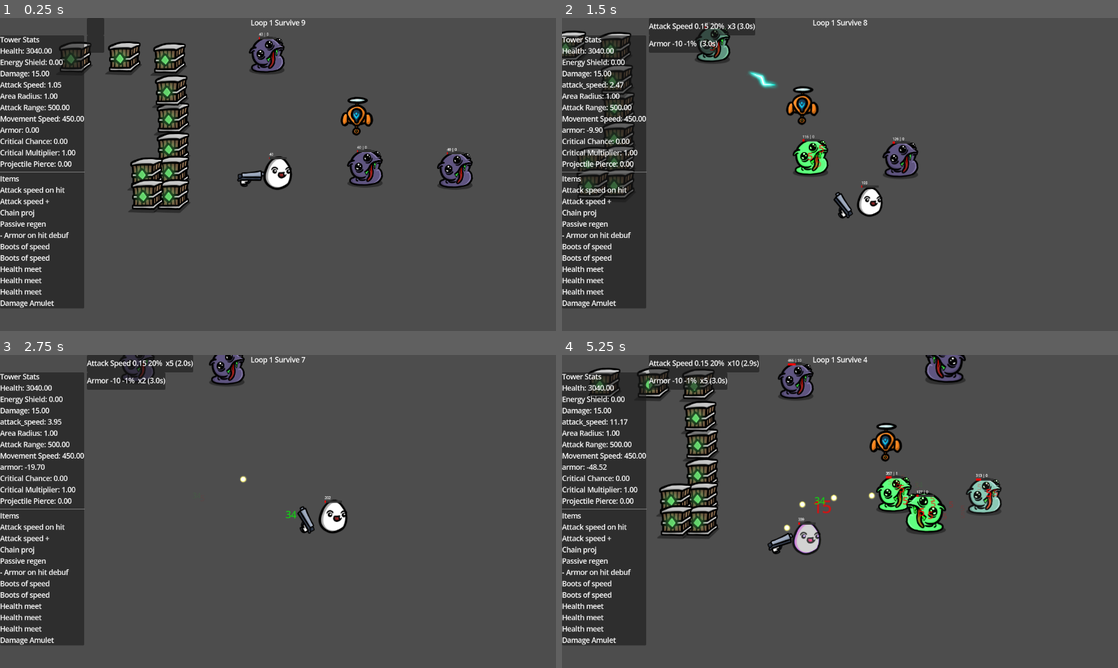
Above: before the commit, frames 1-4 (two rows, left to right).
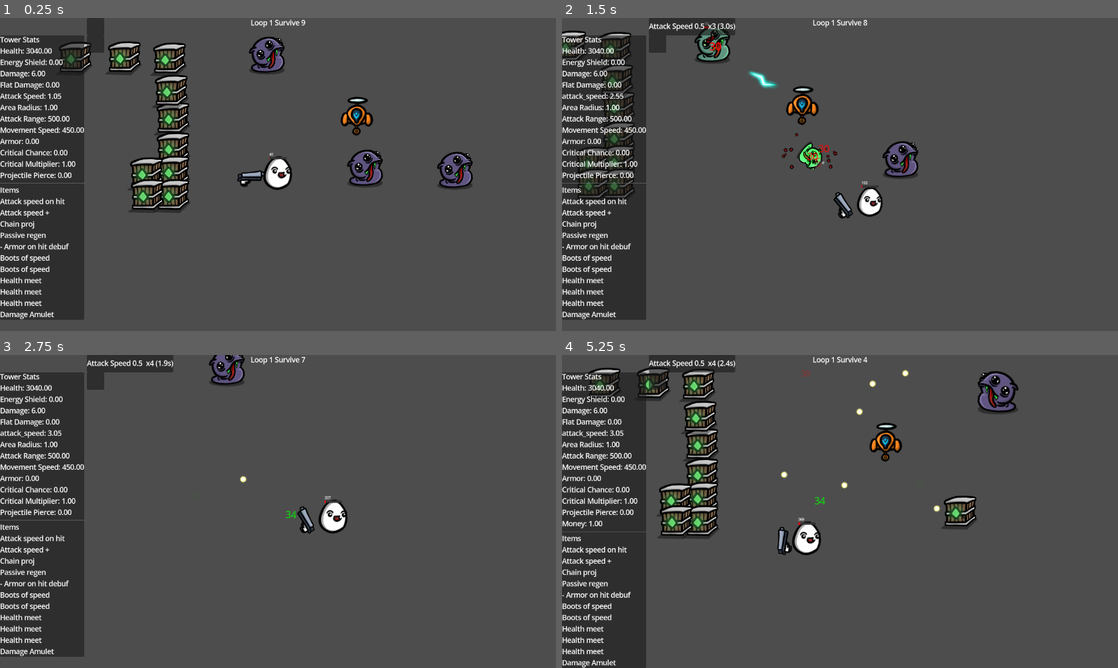
Above: after the commit, the same moments.

Repository: NathanAY/Broriskoftarainto
Game: Godot game, scene res://Scenes/Game.tscn
Two runs of this game, one before a commit and one after it. Both use one fixed random seed, a clock stepped at 60 frames per second and the inputs below.
Inputs (mouse positions are in pixels of both pictures, inside the frame that each line leads up to):
- Up to frame 1 (0.25 s): no input
- Up to frame 2 (1.5 s): tap Enter (ui_accept) at 0.5, 0.77 s; move the mouse to (962, 158) at 0.52 s; hold Right (ui_right) 0.53-1.28 s; click (962, 158) at 0.67 s; move the mouse to (728, 190) at 1.27 s; hold Down (ui_down) from 1.28 s (still down)
- Up to frame 3 (2.75 s): tap Enter (ui_accept) at 1.52 s; move the mouse to (333, 442) at 2.02 s; release Down (ui_down) at 2.03 s; hold Right (ui_right) from 2.03 s (still down)
- Up to frame 4 (5.25 s): move the mouse to (812, 574) at 2.77 s; release Right (ui_right) at 2.78 s; hold Up (ui_up) 2.78-3.53 s; click (812, 574) at 2.92 s; tap Enter (ui_accept) at 3.02, 3.77, 4.52 s; move the mouse to (1006, 558) at 3.52 s; hold Left (ui_left) 3.53-5.03 s; move the mouse to (673, 464) at 4.27 s; move the mouse to (867, 511) at 5.02 s; hold Down (ui_down) from 5.03 s (still down); click (867, 511) at 5.17 s

The runs differ from the first frame. In frame 1, 2.9% of the frame differs, in the area x 0-84%, y 4-97%; in frame 2, 4.3%; in frame 3, 3.8%; in frame 4, 9.7%, in the area x 0-83%, y 0-100%.

Commit message:
Add buff and debuff items to item generator

Diff:
--- a/Scripts/Enemy.gd
+++ b/Scripts/Enemy.gd
@@ -24,17 +24,17 @@
     #$WeaponHolder.add_weapon(load("res://Resources/weapons/Pistol.tres"))
     #$WeaponHolder.add_weapon(load("res://Resources/weapons/Knife.tres"))
     item_holder.add_item(load("res://Resources/items/BootsOfSpeed.tres"))
-    item_holder.add_item(load("res://Resources/items/RegenPassive.tres"))
-    item_holder.add_item(load("res://Resources/items/RegenPassive.tres"))
-    item_holder.add_item(load("res://Resources/items/RegenPassive.tres"))
+    #item_holder.add_item(load("res://Resources/items/RegenPassive.tres"))
+    #item_holder.add_item(load("res://Resources/items/RegenPassive.tres"))
+    #item_holder.add_item(load("res://Resources/items/RegenPassive.tres"))
     #item_holder.add_item(load("res://Resources/items/ArmorPlate.tres"))
-    item_holder.add_item(load("res://Resources/items/EnergyShieldBlock.tres"))
-    item_holder.add_item(load("res://Resources/items/MinusArmorOnHitDebuff.tres"))
-    item_holder.add_item(load("res://Resources/items/PoisonHit.tres"))
+    #item_holder.add_item(load("res://Resources/items/EnergyShieldBlock.tres"))
+    #item_holder.add_item(load("res://Resources/items/MinusArmorOnHitDebuff.tres"))
+    #item_holder.add_item(load("res://Resources/items/PoisonHit.tres"))
     #item_holder.add_item(load("res://Resources/items/HomingProjectileOnHit.tres"))
     #item_holder.add_item(load("res://Resources/items/HomingShot.tres"))
     #item_holder.add_item(load("res://Resources/items/Knockback.tres"))
-    item_holder.add_item(load("res://Resources/items/HealthMeat.tres"))
+    #item_holder.add_item(load("res://Resources/items/HealthMeat.tres"))
     #item_holder.add_item(load("res://Resources/items/HealthMeat.tres"))
 
     collision_layer = 2
--- a/Scripts/spawner_modifier.gd
+++ b/Scripts/spawner_modifier.gd
@@ -40,7 +40,7 @@
         altar.global_position = position
         get_tree().current_scene.get_node("Nodes/altars").add_child(altar)
     else:
-        if randf() < 0.6:
+        if randf() < 0.75: # for balace set 0.75
             return
         var item = itemFactory.get_item_from_pool_or_generate()
         if not item:
--- a/Systems/Items/Buffs/buff.gd
+++ b/Systems/Items/Buffs/buff.gd
@@ -5,7 +5,8 @@
 @export var duration: float = 3.0
 @export var max_stacks: int = 10
 @export var modifiers: Dictionary = {
-    "attack_speed": {"flat": 0.15, "percent": 0.2}
+    #"attack_speed": {"flat": 0.15, "percent": 0.2}
+    "attack_speed": {"flat": 0.5}
 }
 
 var holder: Node = null
--- a/Systems/Items/item_factory.gd
+++ b/Systems/Items/item_factory.gd
@@ -1,4 +1,3 @@
-# item_factory.gd
 extends Node
 class_name ItemFactory
 
@@ -8,28 +7,41 @@
 var drop_pool: Array[Item] = []
 
 @onready var stats: Stats = $Stats
-# preload or lazy-load effect scenes
+
+# preload or lazy-load effect/buff scenes
 var effect_scenes: Array[PackedScene] = []
-
+var buff_scenes: Array[PackedScene] = []
+var debuff_scene: PackedScene = null
 
 func _ready():
     _load_effect_scenes()
-
+    buff_scenes.append(load("res://Systems/Items/Buffs/buff.tscn"))
+    debuff_scene = load("res://Systems/Items/Buffs/DebuffSource.tscn")
+
+
+# -------------------
+# Scene Loading
+# -------------------
 func _load_effect_scenes():
-    var dir := DirAccess.open("res://Systems/Items/Modifiers")
-    if dir:
-        dir.list_dir_begin()
-        var file_name = dir.get_next()
-        while file_name != "":
-            if file_name.ends_with(".tscn"):
-                var path = "res://Systems/Items/Modifiers/%s" % file_name
-                var scene = load(path)
-                if scene is PackedScene:
-                    effect_scenes.append(scene)
-            file_name = dir.get_next()
-        dir.list_dir_end()
-    else:
-        push_warning("Cannot open Modifiers folder!")
+    _load_scenes_from_dir("res://Systems/Items/Modifiers", effect_scenes)
+
+func _load_scenes_from_dir(path: String, out_array: Array):
+    var dir := DirAccess.open(path)
+    if not dir:
+        push_warning("Cannot open folder: " + path)
+        return
+
+    dir.list_dir_begin()
+    var file_name = dir.get_next()
+    while file_name != "":
+        if file_name.ends_with(".tscn"):
+            var scene_path = "%s/%s" % [path, file_name]
+            var scene = load(scene_path)
+            if scene is PackedScene:
+                out_array.append(scene)
+        file_name = dir.get_next()
+    dir.list_dir_end()
+
 
 # -------------------
 # Item Generation API
@@ -42,27 +54,42 @@
         drop_pool.append(new_item)
         return new_item
 
-    # N/(N+1) chance from pool, 1/(N+1) chance generate new
     if rng.randi_range(0, pool_size) < pool_size:
-        # take existing
         return drop_pool.pick_random()
     else:
-        # generate new and push to pool
         var new_item = generate_random_item()
         drop_pool.append(new_item)
         return new_item
 
+
 # -------------------
 # Item Generators
 # -------------------
 func generate_random_item() -> Item:
     var stats_amount: int = stats.stats.size()
     var effect_amount: int = effect_scenes.size()
-    var proportion: float = float(stats_amount) / (stats_amount + effect_amount)
-    if rng.randf() < proportion:
+    var buff_amount: int = stats_amount
+    var debuff_amount: int = stats_amount
+
+    var total := stats_amount + effect_amount + buff_amount + debuff_amount
+    if total == 0:
+        push_warning("ItemFactory: no sources to generate items!")
+        return null
+
+    var roll := rng.randf()
+    var stat_threshold := float(stats_amount) / total
+    var effect_threshold := float(stats_amount + effect_amount) / total
+
+    return _generate_debuff_item()#TODO : remove
+    if roll < 0.4:
         return _generate_stat_item()
-    else:
+    elif roll < 0.7:
         return _generate_effect_item()
+    elif roll < 0.85:
+        return _generate_buff_item()
+    elif roll < 1:
+        return _generate_debuff_item()
+
 
 
 func _generate_stat_item() -> Item:
@@ -72,39 +99,101 @@
 
     var chosen_stat = stat_names[rng.randi_range(0, stat_names.size() - 1)]
     var base_value = stats.stats[chosen_stat]
+    var value = _generate_stat_modifiers(chosen_stat, base_value)
 
     var item := Item.new()
     item.name = _generate_item_name(chosen_stat)
-
-    var value = {}
-    # Percent-based stats (multiplicative scaling)
-    if chosen_stat in ["attack_speed", "area_radius", "critical_multiplier"]:
-        var flat_increase = rng.randf_range(0.05, 0.1) # 5–10%
-        value["flat"] = float("%.2f" % [flat_increase])
-
-    # Flat numeric stats
-    elif base_value > 0:
-        var flat_increase = base_value * rng.randf_range(0.05, 0.1) # 5–10% of base
-        value["flat"] = float("%.2f" % [flat_increase])
-
-    # Zero-based stats (e.g. armor, pierce, crit chance)
-    else:
-        value["flat"] = 1
-
     item.description = "Increases %s for %s" % [chosen_stat, value]
     item.modifiers[chosen_stat] = value
     return item
 
+
 func _generate_effect_item() -> Item:
-    var item := Item.new()
-    var chosen_scene: PackedScene = effect_scenes[rng.randi_range(0, effect_scenes.size() - 1)]
+    if effect_scenes.is_empty():
+        return null
+    var item := Item.new()
+    var chosen_scene: PackedScene = effect_scenes.pick_random()
 
     item.name = _generate_effect_name(chosen_scene.resource_path)
     item.description = "Grants special effect: %s" % item.name
     item.effect_scene = [chosen_scene]
-
-    return item
-
+    return item
+
+
+func _generate_buff_item() -> Item:
+    if buff_scenes.is_empty():
+        return null
+
+    var stat_names = stats.stats.keys()
+    if stat_names.is_empty():
+        return null
+
+    # Choose a random Buff scene
+    var chosen_scene: PackedScene = buff_scenes.pick_random()
+
+    # Choose a random stat to affect
+    var chosen_stat = stat_names[rng.randi_range(0, stat_names.size() - 1)]
+    var base_value = stats.stats[chosen_stat]
+
+    # Generate modifier value — same logic as stat items
+    var modifier_value = _generate_stat_modifiers(chosen_stat, base_value)
+
+    # Create item resource
+    var item := Item.new()
+    item.name = _generate_buff_name(chosen_scene.resource_path, chosen_stat)
+    item.description = "Grants a temporary buff: increases %s when triggered." % chosen_stat
+    item.effect_scene = [chosen_scene]
+    item.set_meta("type", "buff")
+
+    # 💡 Create a Buff instance to inject dynamic modifiers
+    var buff_instance: Buff = chosen_scene.instantiate()
+    buff_instance.modifiers = {chosen_stat: modifier_value}
+    buff_instance.name = item.name
+
+    # Store it as a pre-configured scene (ready to instance)
+    var packed = PackedScene.new()
+    packed.pack(buff_instance)
+    item.effect_scene = [packed]
+    return item
+
+func _generate_debuff_item() -> Item:
+    var stat_names = stats.stats.keys()
+    if stat_names.is_empty():
+        return null
+
+    # Choose a random Buff scene
+    var chosen_scene: PackedScene = debuff_scene
+
+    # Choose a random stat to affect
+    var chosen_stat = stat_names[rng.randi_range(0, stat_names.size() - 1)]
+    var base_value = stats.stats[chosen_stat]
+
+    # Generate modifier value — same logic as stat items and invert for debuff
+    var modifier_value: Dictionary = _generate_stat_modifiers(chosen_stat, base_value)
+    var value: float  = modifier_value.get("flat");
+    modifier_value.set("flat", -value)
+
+    # Create item resource
+    var item := Item.new()
+    item.name = _generate_buff_name(chosen_scene.resource_path, chosen_stat)
+    item.description = "Grants a debuff: decreases %s when triggered." % chosen_stat
+    item.effect_scene = [chosen_scene]
+    item.set_meta("type", "debuff")
+
+    # 💡 Create a Buff instance to inject dynamic modifiers
+    var buff_instance: DebuffSource = chosen_scene.instantiate()
+    buff_instance.modifiers = {chosen_stat: modifier_value}
+    buff_instance.name = item.name
+
+    # Store it as a pre-configured scene (ready to instance)
+    var packed = PackedScene.new()
+    packed.pack(buff_instance)
+    item.effect_scene = [packed]
+    return item
+
+# -------------------
+# Name Helpers
+# -------------------
 func _generate_item_name(stat: String) -> String:
     match stat:
         "health": return "Potion of Vitality"
@@ -115,7 +204,20 @@
         "critical_chance": return "Lucky Charm"
         _: return "Mystic " + stat.capitalize() + " Plus"
 
+func _generate_stat_modifiers(chosen_stat, base_value) -> Dictionary:
+    var modifier_value = {}
+    if base_value == 0:
+        modifier_value["flat"] = 1
+    elif base_value == 1:
+        modifier_value["flat"] = float("%.2f" % [base_value * rng.randf_range(0.05, 0.1)])
+    else:# Like 40
+        modifier_value["flat"] = float("%.2f" % [base_value * rng.randf_range(0.05, 0.1)])
+    return modifier_value
+
 func _generate_effect_name(path: String) -> String:
-    # crude but effective: use filename without extension
     var fname = path.get_file().get_basename()
     return fname.capitalize()
+
+func _generate_buff_name(path: String, stat_name: String) -> String:
+    var fname = path.get_file().get_basename()
+    return fname.capitalize() + " " + stat_name
--- a/Systems/boss_spawner.gd
+++ b/Systems/boss_spawner.gd
@@ -6,7 +6,7 @@
 @export var boss_scene: PackedScene = preload("res://Systems/EnemyBoss.tscn")
 @export var current_loop: int = 1
 @export var health_growth_per_loop: float = 500
-@export var damage_growth_per_loop: float = 30
+@export var damage_growth_per_loop: float = 1
 
 var enemiesNode: Node = null
 var boss_instance: Enemy = null
--- a/Systems/enemy_spawner.gd
+++ b/Systems/enemy_spawner.gd
@@ -4,7 +4,7 @@
 @export var character: Character
 @export var spawn_interval = 3 #3 enemies per second if base_target_enemy_count == current number of enemies
 @export var health_growth_per_loop: float = 20
-@export var damage_growth_per_loop: float = 5
+@export var damage_growth_per_loop: float = 1
 @export var base_target_enemy_count = 5 # initial target enemies per stage
 @export var current_loop: int = 1
 @export var spawn_active: bool = true
--- a/Systems/stats/stats.gd
+++ b/Systems/stats/stats.gd
@@ -8,7 +8,8 @@
 @export var stats := {
     "health": 40.0,
     "energy_shield": 0,
-    "damage": 10.0,
+    "damage": 1.0,
+    "flat_damage": 0,
     "attack_speed": 1.0,
     "area_radius": 1.0,
     "attack_range": 500.0,
--- a/Systems/weapon/BaseWeapon.gd
+++ b/Systems/weapon/BaseWeapon.gd
@@ -13,7 +13,9 @@
 @export var sprite_offset: Vector2 = Vector2.ZERO  # for fine positioning if needed
 @export var attack_sound: Array[Resource] = []
 
+var _current_damage = base_damage  # (base_damge + get_stat("flat_damage")) * get_stat("damage")
 var _current_attack_speed
+
 var holder_ref: WeakRef
 var stats: Stats
 var event_manager: Node
@@ -76,7 +78,7 @@
     var stats_node: Node = holder.get_node_or_null("Stats") if holder else null
 
     var base_weapon_speed := base_attack_speed
-    var owner_speed = stats_node.get_stat("attack_speed") if stats_node and stats_node.has_method("get_stat") else 1.0
+    var owner_speed = stats.get_stat("attack_speed") if stats else 1.0
     _current_attack_speed = owner_speed * base_weapon_speed
     if _current_attack_speed <= 0.001:
         _current_attack_speed = 0.001
@@ -84,6 +86,7 @@
 
 func _on_stat_changes(_event) -> void:
     _update_timer_wait()
+    _current_damage = (base_damage + stats.get_stat("flat_damage")) * stats.get_stat("damage")
 
 func aim() -> void:
     if not sprite_node or not is_instance_valid(sprite_node):
--- a/Systems/weapon/area_weapon.gd
+++ b/Systems/weapon/area_weapon.gd
@@ -14,8 +14,8 @@
     var ctx = DamageContext.new()
     ctx.source = get_holder()
     ctx.target = body
-    ctx.base_amount = base_damage
-    ctx.final_amount = base_damage
+    ctx.base_amount = _current_damage
+    ctx.final_amount = _current_damage
     ctx.tags.append("melee")
     if event_manager:
         event_manager.emit_event("before_deal_damage", [{"damage_context": ctx}])
--- a/Systems/weapon/contact_weapon.gd
+++ b/Systems/weapon/contact_weapon.gd
@@ -58,8 +58,8 @@
     var ctx = DamageContext.new()
     ctx.source = get_holder()
     ctx.target = body
-    ctx.base_amount = base_damage
-    ctx.final_amount = base_damage
+    ctx.base_amount = _current_damage
+    ctx.final_amount = _current_damage
     ctx.tags.append("contact")
 
     if event_manager:
--- a/Systems/weapon/melee_weapon_node.gd
+++ b/Systems/weapon/melee_weapon_node.gd
@@ -81,8 +81,8 @@
     var ctx = DamageContext.new()
     ctx.source = self
     ctx.target = body
-    ctx.base_amount = weapon_data.base_damage
-    ctx.final_amount = weapon_data.base_damage
+    ctx.base_amount = weapon_data._current_damage
+    ctx.final_amount = weapon_data._current_damage
     ctx.tags.append("melee")
     if event_manager:
         event_manager.emit_event("before_deal_damage", [{"damage_context": ctx}])
--- a/Systems/weapon/projectile_weapon.gd
+++ b/Systems/weapon/projectile_weapon.gd
@@ -31,7 +31,7 @@
     }
     p.set_properties(projectile_props)
 
-    p.damage = base_damage
+    p.damage = _current_damage
     if p.has_method("set_ignore_groups"):
         var ignoreGroups = holder.get_groups().filter(func(g): return g != "damageable")
         p.set_ignore_groups(ignoreGroups)
--- a/Systems/weapon/shotgun_weapon.gd
+++ b/Systems/weapon/shotgun_weapon.gd
@@ -13,5 +13,5 @@
         var angle = deg_to_rad(randf_range(-spread_angle, spread_angle))
         var rotated = dir.rotated(angle)
         p.set_direction(rotated)
-        p.damage = base_damage / pellet_count * 2
+        p.damage = _current_damage / pellet_count * 2
         p.base_speed = randf_range(p.base_speed * 0.9, p.base_speed * 1.1)
